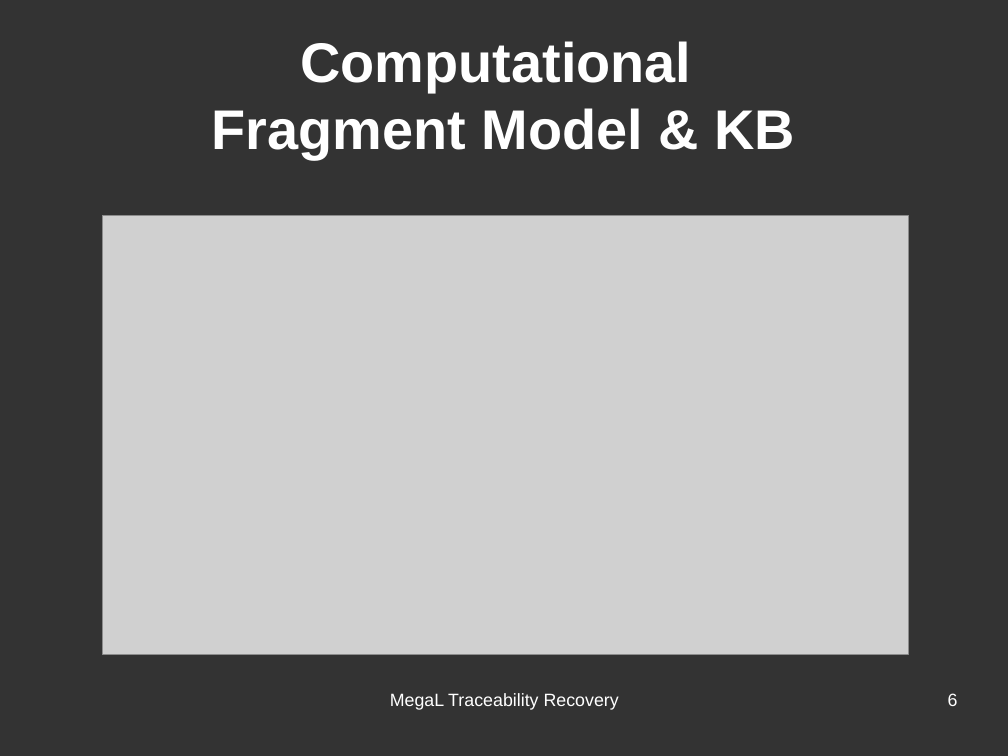
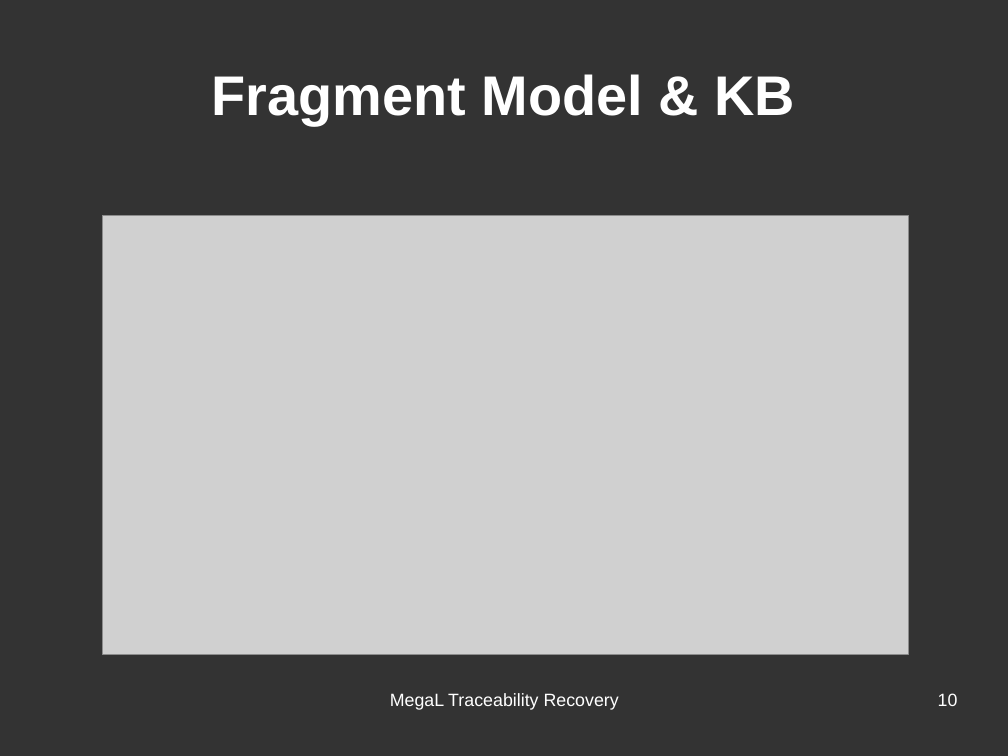
Before and after one commit to hayasam/megal-tr, a slide deck: slide 10 of slides/meeting-2016-06-28/meeting-2016-06-28.odp (slide 6 before the commit). Drawn at 1008x756 pixels with LibreOffice and Linux fonts; fonts in the diff are those of the drawing; grey boxes stand for pictures. Boxes give left, top, right and bottom in pixels: in the first picture for what was removed or moved away, otherwise in the second. Text is boxed around its words. In the diff, an @@ line names an element or a change of style, - is before the commit and + after.

```diff
--- a/slides/meeting-2016-06-28/meeting-2016-06-28.odp
+++ b/slides/meeting-2016-06-28/meeting-2016-06-28.odp
@@ title at [212, 74, 795, 125]: text changed @@
-Computational
-Fragment Model & KB
+Fragment Model & KB
@@ page number at [938, 693, 958, 706]: text changed @@
-6
+10
```
Also in this commit, not shown: 8 other slides changed, 1 slide added, 6 other files.
